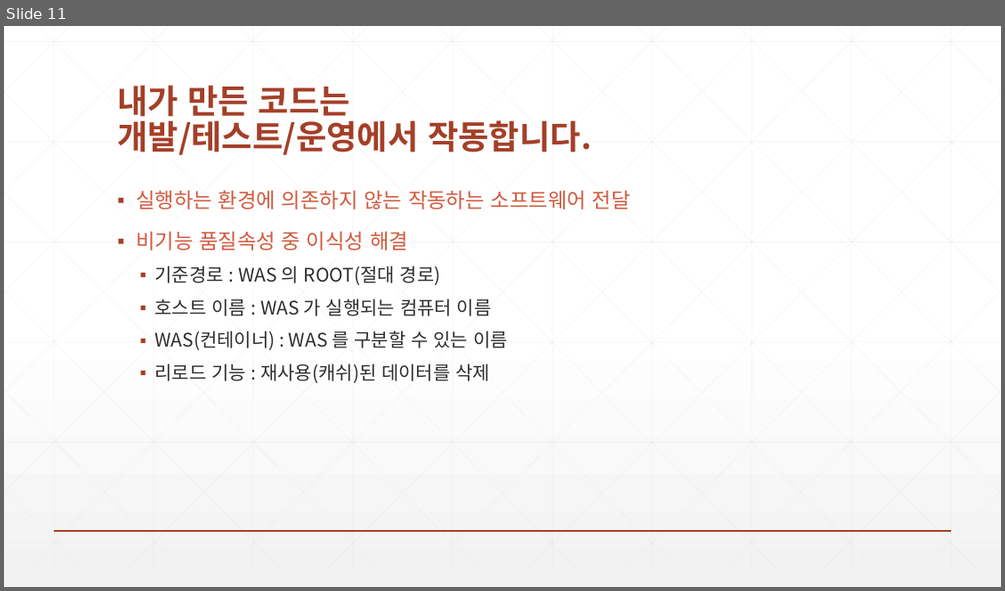
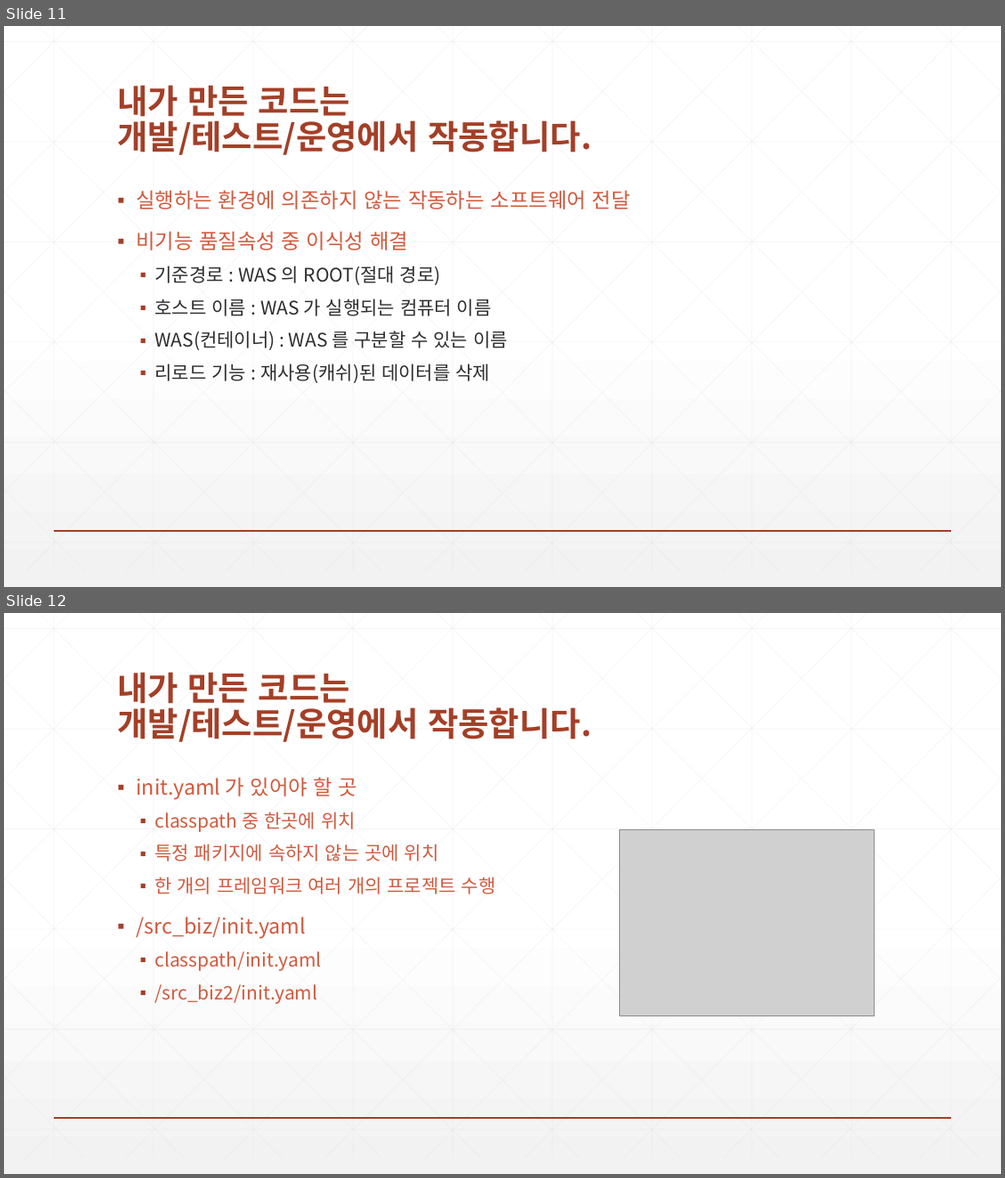
Before and after one commit to zeroshift01/code5, a slide deck: inflearn01/doc/심화_내가만든코드는개발테스트운영에서작동합니다.pptx. Shown one above the other, each under a label of ours: slide 11 before the commit, slides 11 and 12 after it. The pictures are 1005x591 and 1005x1178 pixels, drawn with LibreOffice and Linux fonts; fonts in the diff are those of the drawing; grey boxes stand for pictures. Boxes give left, top, right and bottom in pixels: in the first picture for what was removed or moved away, otherwise in the second. Text is boxed around its words. In the diff, an @@ line names an element or a change of style, - is before the commit and + after.

```diff
--- a/inflearn01/doc/심화_내가만든코드는개발테스트운영에서작동합니다.pptx
+++ b/inflearn01/doc/심화_내가만든코드는개발테스트운영에서작동합니다.pptx
@@ slide 12 added at (4,613,1001,1174), background gradient #FFFFFF to #F2F2F2; not listed: 47 template elements that a slide beside it also shows @@
@@ title added at (117,672,591,742), 32 pt, text #A43F27, bold @@
+내가 만든 코드는
+개발/테스트/운영에서 작동합니다.
@@ text added at (136,777,496,1004), 18 pt, text #D15A3E @@
+▪ init.yaml 가 있어야 할 곳
+  ▪ classpath 중 한곳에 위치
+  ▪ 특정 패키지에 속하지 않는 곳에 위치
+  ▪ 한 개의 프레임워크 여러 개의 프로젝트 수행
+▪ /src_biz/init.yaml
+  ▪ classpath/init.yaml
+  ▪ /src_biz2/init.yaml
@@ picture added at (620,829,875,1015) @@
```
Also in this commit, not shown: 2 slides changed, 16 other files.
